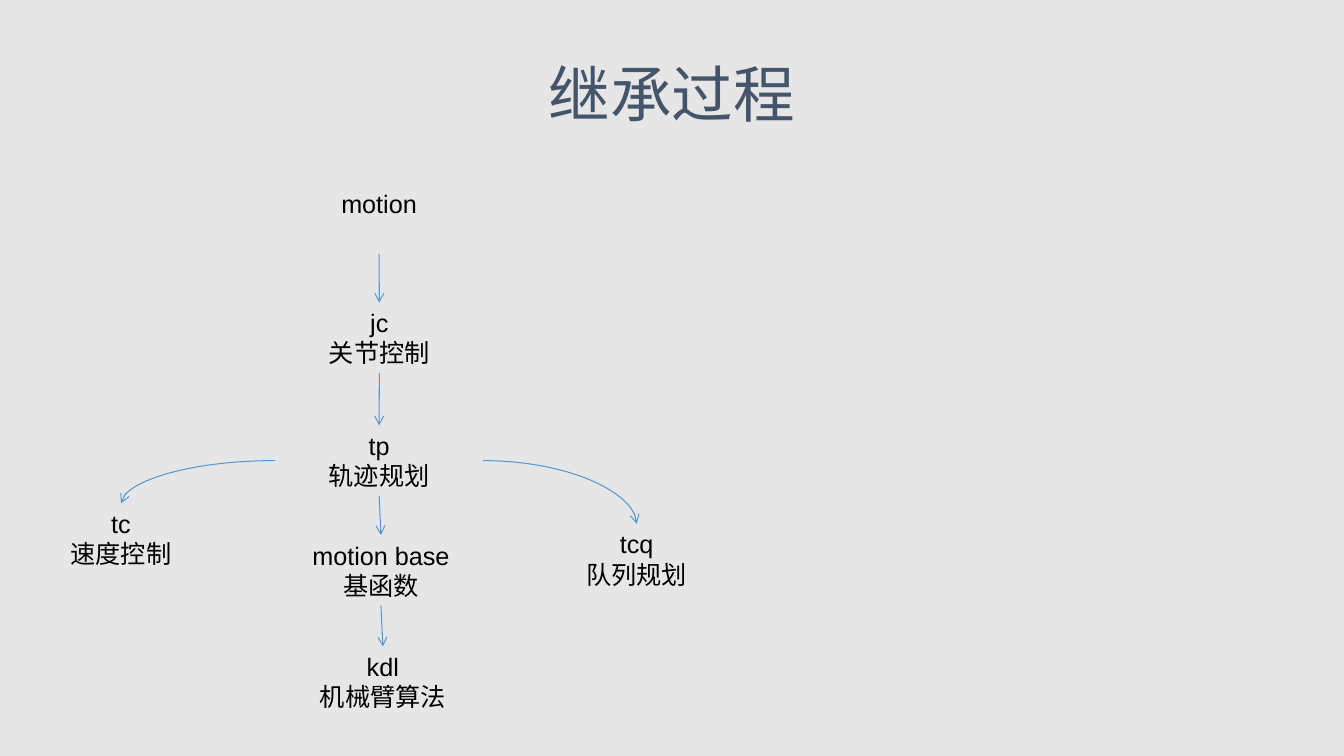
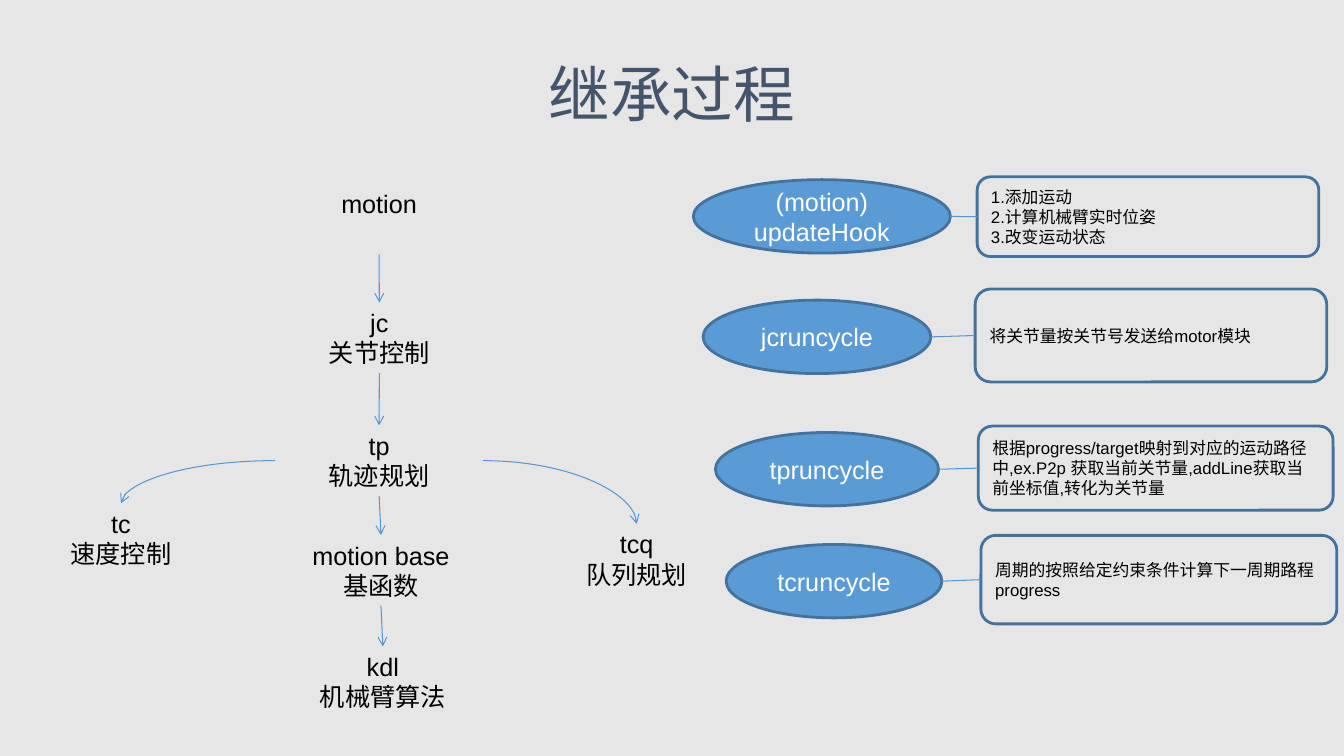
Before and after one commit to wenphi/about_by, a slide deck: slide 4 of motion流程演示.pptx (slide 3 before the commit). Drawn at 1344x756 pixels with LibreOffice and Linux fonts; fonts in the diff are those of the drawing. Boxes give left, top, right and bottom in pixels: in the first picture for what was removed or moved away, otherwise in the second. Text is boxed around its words. In the diff, an @@ line names an element or a change of style, - is before the commit and + after.

```diff
--- a/motion流程演示.pptx
+++ b/motion流程演示.pptx
@@ ellipse added at (694,179,951,253), fill #5B9BD5, outline #43739E 2 pt, 18 pt, text #FFFFFF @@
+(motion) updateHook
@@ rounded rectangle added at (977,176,1319,256), fill #E7E6E6, outline #43739E 2 pt, 12 pt, text #000000 @@
+1.添加运动
+2.计算机械臂实时位姿
+3.改变运动状态
@@ line added from (951, 217) to (977, 217), #5698D3 0.75 pt @@
@@ rounded rectangle added at (975,289,1327,382), fill #E7E6E6, outline #43739E 2 pt, 12 pt, text #000000 @@
+将关节量按关节号发送给motor模块
@@ ellipse added at (704,300,932,374), fill #5B9BD5, outline #43739E 2 pt, 18 pt, text #FFFFFF @@
+jcruncycle
@@ line added from (932, 337) to (975, 336), #5698D3 0.75 pt @@
@@ ellipse added at (716,433,939,506), fill #5B9BD5, outline #43739E 2 pt, 18 pt, text #FFFFFF @@
+tpruncycle
@@ rounded rectangle added at (979,426,1334,510), fill #E7E6E6, outline #43739E 2 pt, 12 pt, text #000000 @@
+根据progress/target映射到对应的运动路径中,ex.P2p 获取当前关节量,addLine获取当前坐标值,转化为关节量
@@ line added from (939, 470) to (979, 468), #5698D3 0.75 pt @@
@@ rounded rectangle added at (981,535,1337,624), fill #E7E6E6, outline #43739E 2 pt, 12 pt, text #000000 @@
+周期的按照给定约束条件计算下一周期路程
+progress
@@ ellipse added at (726,544,942,618), fill #5B9BD5, outline #43739E 2 pt, 18 pt, text #FFFFFF @@
+tcruncycle
@@ line added from (942, 582) to (981, 580), #5698D3 0.75 pt @@
```
Also in this commit, not shown: 6 other slides changed, 6 slides added, 1 slide removed, 11 other files.
